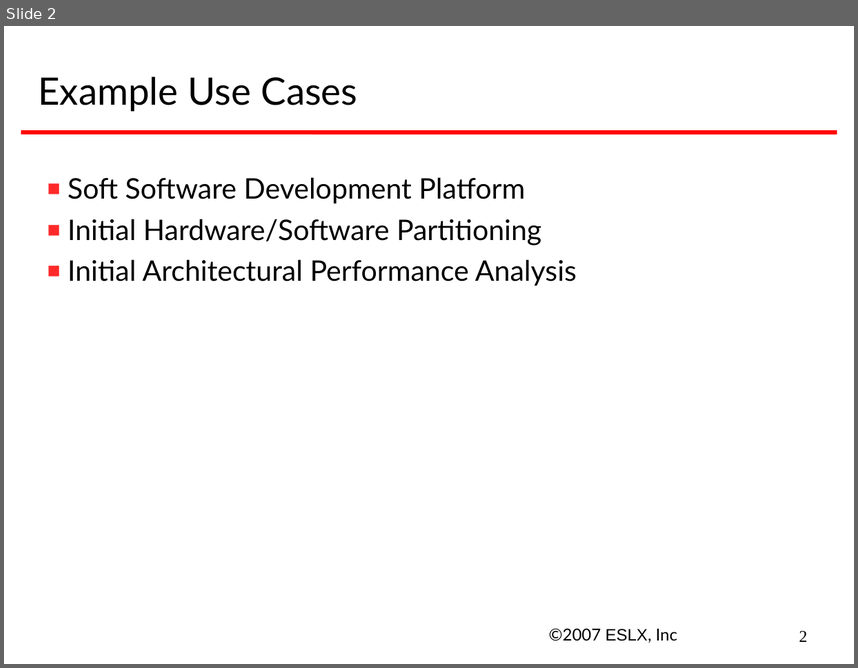
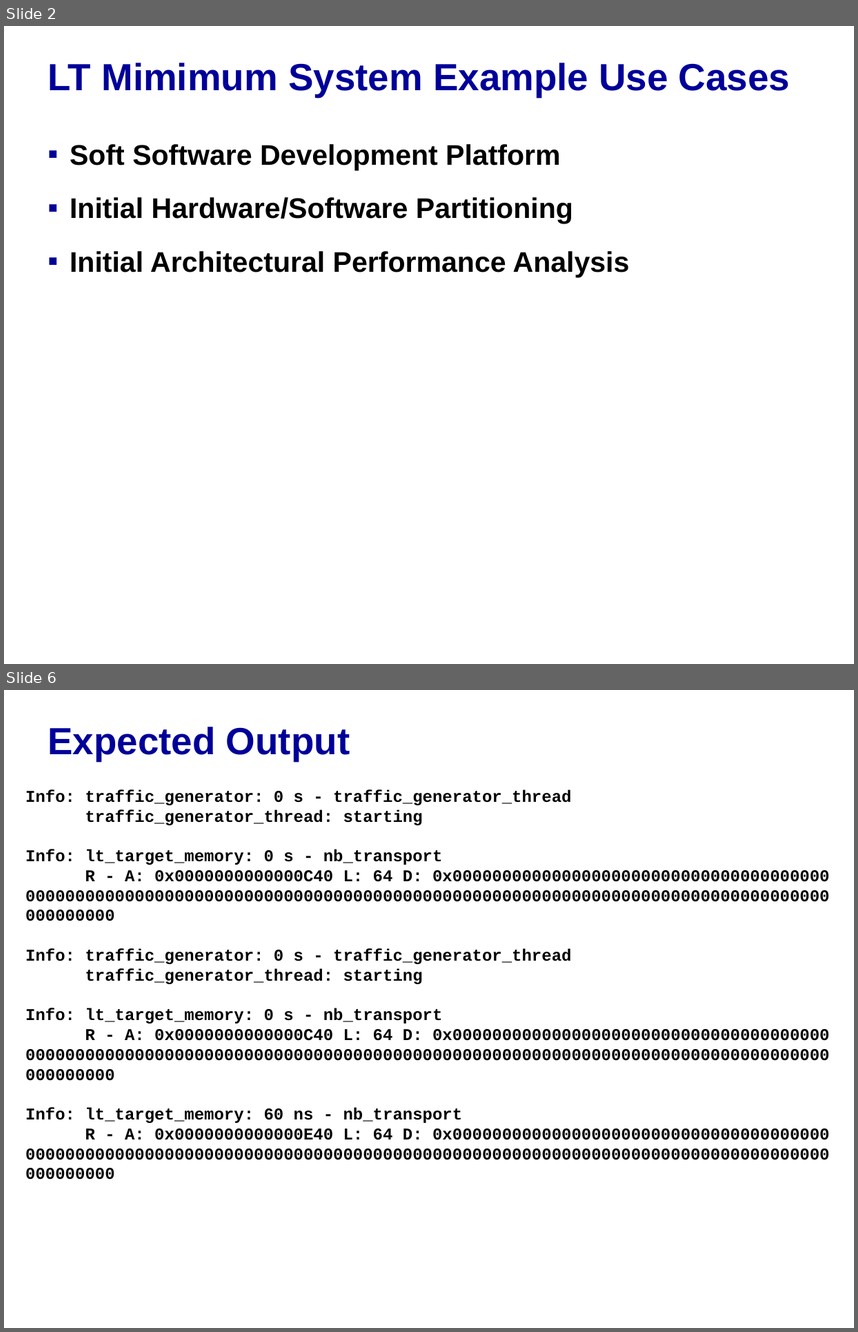
Before and after one commit to accellera-official/systemc, a slide deck: examples/tlm/lt_min_system/docs/lt_min_system_example.ppt. Shown one above the other, each under a label of ours: slide 2 before the commit, slides 2 and 6 after it; the slides between them are not shown. The pictures are 858x668 and 858x1332 pixels, drawn with LibreOffice and Linux fonts; fonts in the diff are those of the drawing; background and template pictures are left out. Boxes give left, top, right and bottom in pixels: in the first picture for what was removed or moved away, otherwise in the second. Text is boxed around its words. In the diff, an @@ line names an element or a change of style, - is before the commit and + after.

Commit message:
- updated lt_min_system example PowerPoint

```diff
--- a/examples/tlm/lt_min_system/docs/lt_min_system_example.ppt
+++ b/examples/tlm/lt_min_system/docs/lt_min_system_example.ppt
@@ slide 6 added at [4,690,854,1328], background picture (left out) @@
@@ title added at [47,727,350,761], 32 pt, text #000099, bold @@
+Expected Output
@@ text added at [25,789,829,1179], 14 pt, text #000000, bold @@
+Info: traffic_generator: 0 s - traffic_generator_thread
+traffic_generator_thread: starting
+Info: lt_target_memory: 0 s - nb_transport
+R - A: 0x0000000000000C40 L: 64 D: 0x00000000000000000000000000000000000000
+000000000000000000000000000000000000000000000000000000000000000000000000000000000
+000000000
+Info: traffic_generator: 0 s - traffic_generator_thread
+traffic_generator_thread: starting
+Info: lt_target_memory: 0 s - nb_transport
+R - A: 0x0000000000000C40 L: 64 D: 0x00000000000000000000000000000000000000
+000000000000000000000000000000000000000000000000000000000000000000000000000000000
+000000000
+Info: lt_target_memory: 60 ns - nb_transport
+R - A: 0x0000000000000E40 L: 64 D: 0x00000000000000000000000000000000000000
+000000000000000000000000000000000000000000000000000000000000000000000000000000000
+000000000
@@ slide 2 changed as well @@
@@ title at [47,63,790,97]: text changed; font Lato to Arial; text colour #000000 to #000099; bold on @@
-Example Use Cases
+LT Mimimum System Example Use Cases
@@ line removed from (21, 132) to (837, 132) @@
@@ text "Soft Software Development Platform": place and size @@
-text "Soft Software Development Platform" at [67,177,577,285]
+text "Soft Software Development Platform" at [70,144,630,277]
@@ text "Soft Software Development Platform" at [70,144,630,277]: font Lato to Arial, bold on; indent changed; more space between paragraphs; bullet colour #FF2929 to #000099 @@
@@ text removed at [549,628,677,642] @@
-©2007 ESLX, Inc
@@ page number removed at [799,630,807,641] @@
-2
```
Also in this commit, not shown: 4 other slides changed, 11 other slides added, 1 slide removed.
